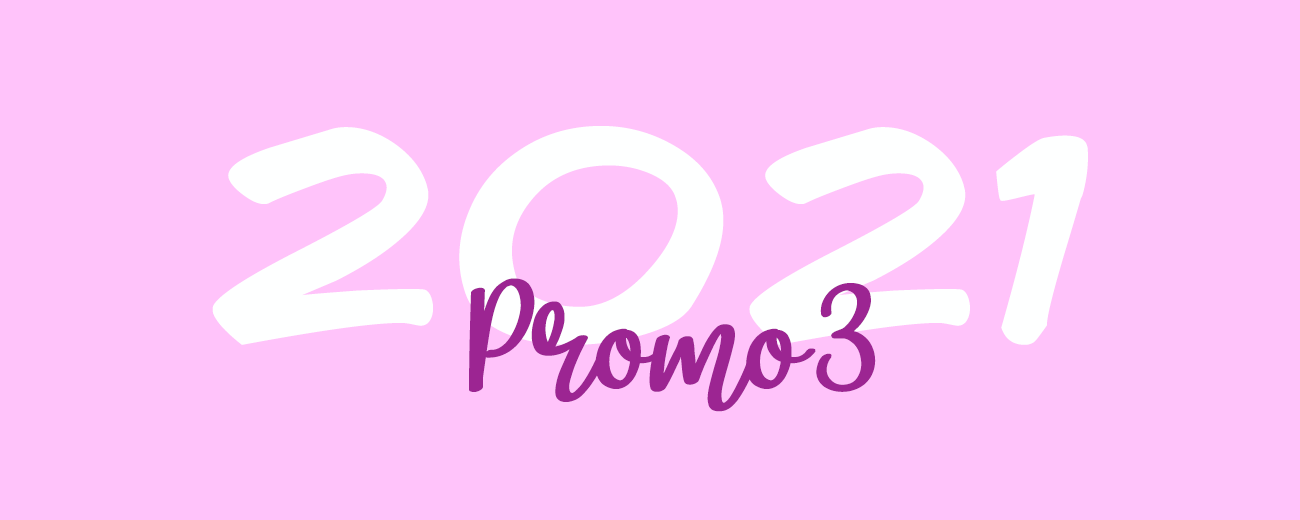
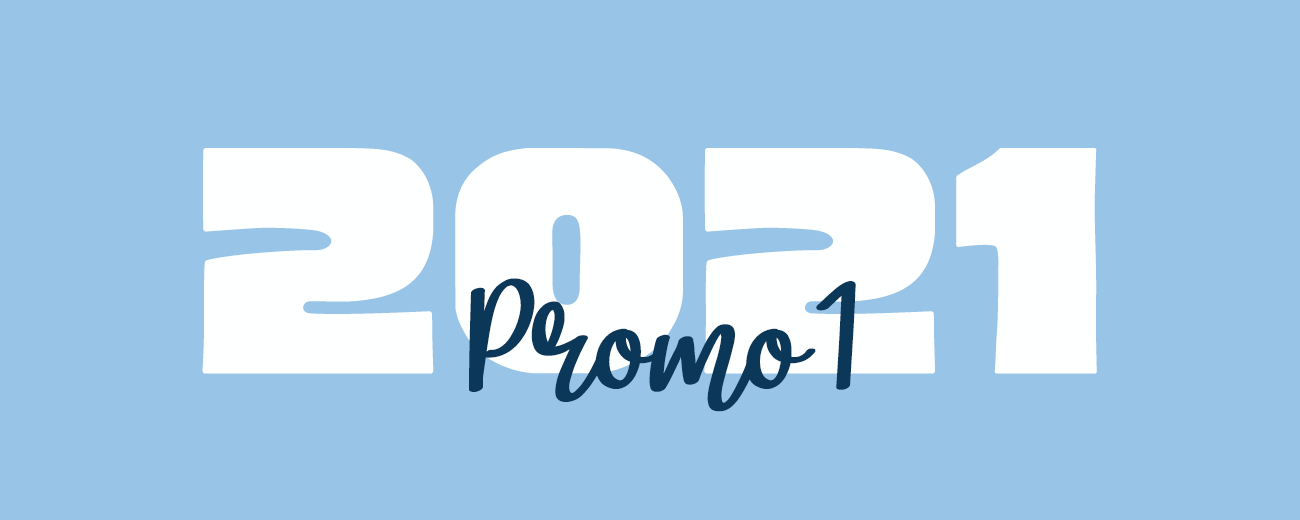
Layers edited between the first and the second 1300 x 520 image:
hid "Promo3", painted on it over box(447, 278, 876, 412)
renamed "2021 copy 2" to "2021", hid it, painted on it over box(202, 126, 1097, 374)
hid "Background copy 3", painted on it over box(0, 0, 1300, 520)
hid "Promo2" over box(469, 278, 886, 412)
renamed "2021" to "2021 copy 2", hid it, moved it above "Background copy 2", painted on it over box(202, 126, 1097, 374)
hid "Background copy 2" over box(0, 0, 1300, 520)
moved "2021 copy" above "Background copy", painted on it over box(202, 126, 1097, 374)
